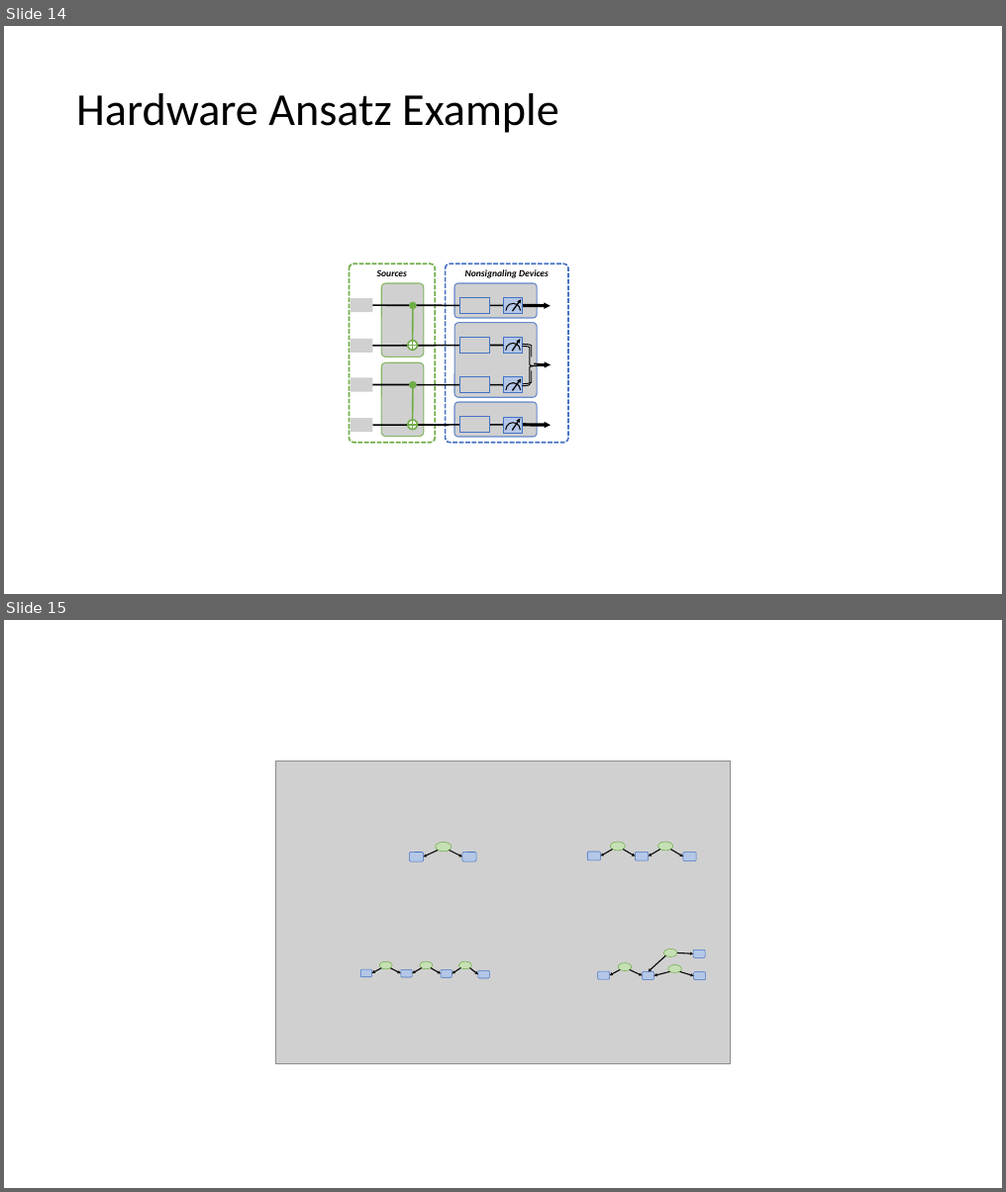
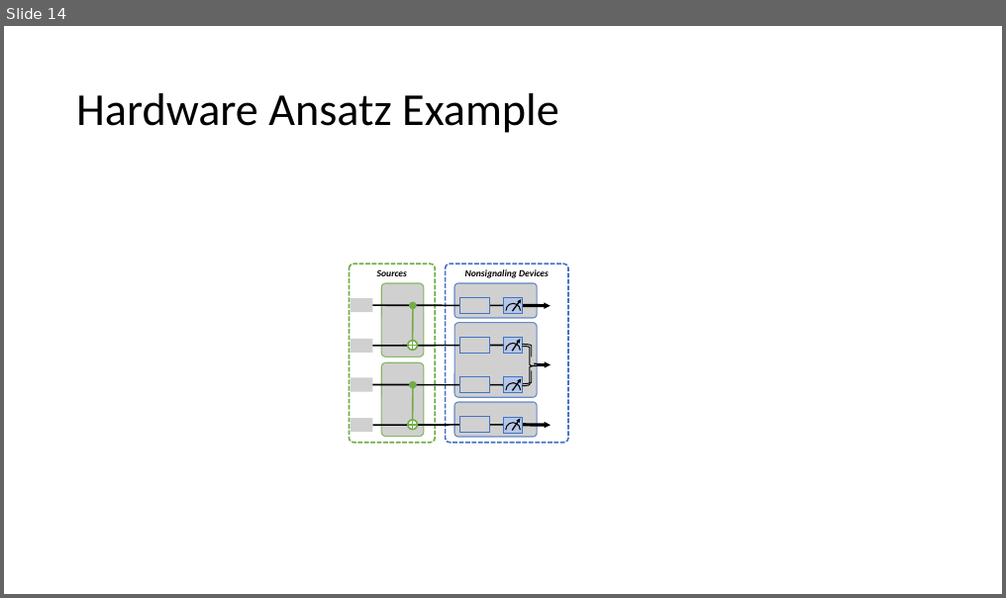
Before and after one commit to ChitambarLab/vqo-nonlocality-noisy-quantum-networks, a slide deck: vqo_noisy_nonlocality_quantum_networks.pptx. Shown one above the other, each under a label of ours: slides 14 and 15 before the commit, slide 14 after it. The pictures are 1006x1192 and 1006x598 pixels, drawn with LibreOffice and Linux fonts; fonts in the diff are those of the drawing; grey boxes stand for pictures; background and template pictures are left out. Boxes give left, top, right and bottom in pixels: in the first picture for what was removed or moved away, otherwise in the second. Text is boxed around its words. In the diff, an @@ line names an element or a change of style, - is before the commit and + after.

```diff
--- a/vqo_noisy_nonlocality_quantum_networks.pptx
+++ b/vqo_noisy_nonlocality_quantum_networks.pptx
@@ slide 15 removed at [4,620,1002,1188], background #FFFFFF @@
@@ picture removed at [275,761,731,1064] @@
@@ group removed at [410,842,476,862]: 2 rounded rectangles, 2 arrows, 1 ellipse @@
@@ group removed at [587,842,696,861]: 4 arrows, 3 rounded rectangles, 2 ellipses @@
@@ group removed at [360,962,489,978]: 6 arrows, 4 rounded rectangles, 3 ellipses @@
@@ group removed at [598,950,706,980]: 6 arrows, 4 rounded rectangles, 3 ellipses @@
```
Also in this commit, not shown: 1 slide added, 3 other files.
